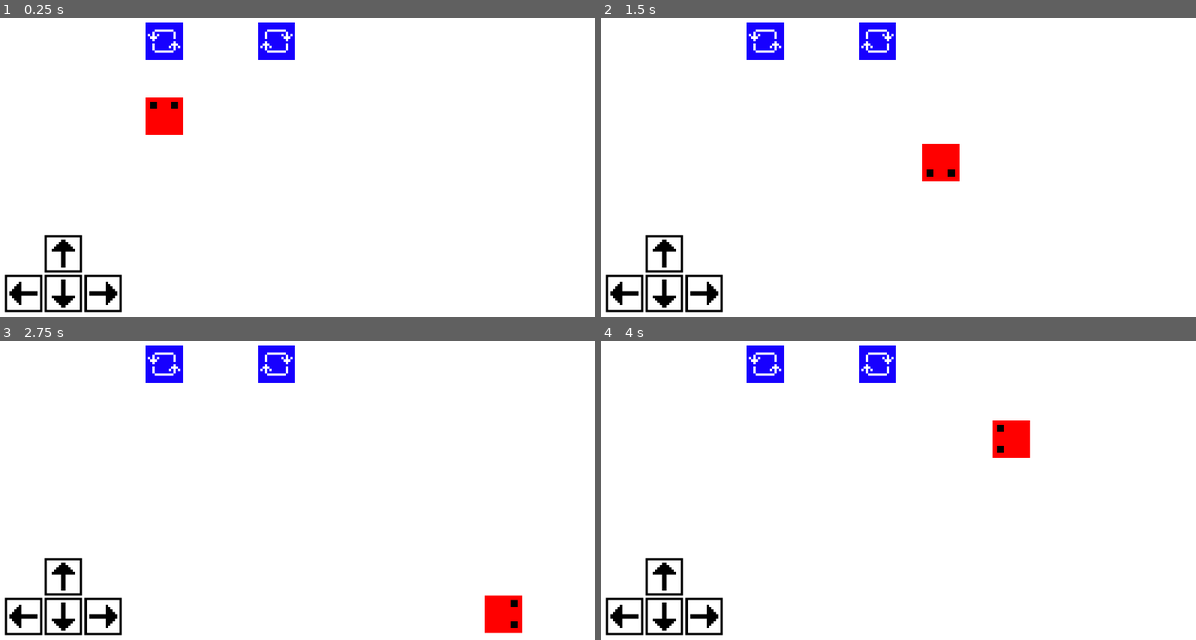
Above: before the commit, frames 1-4 (two rows, left to right).
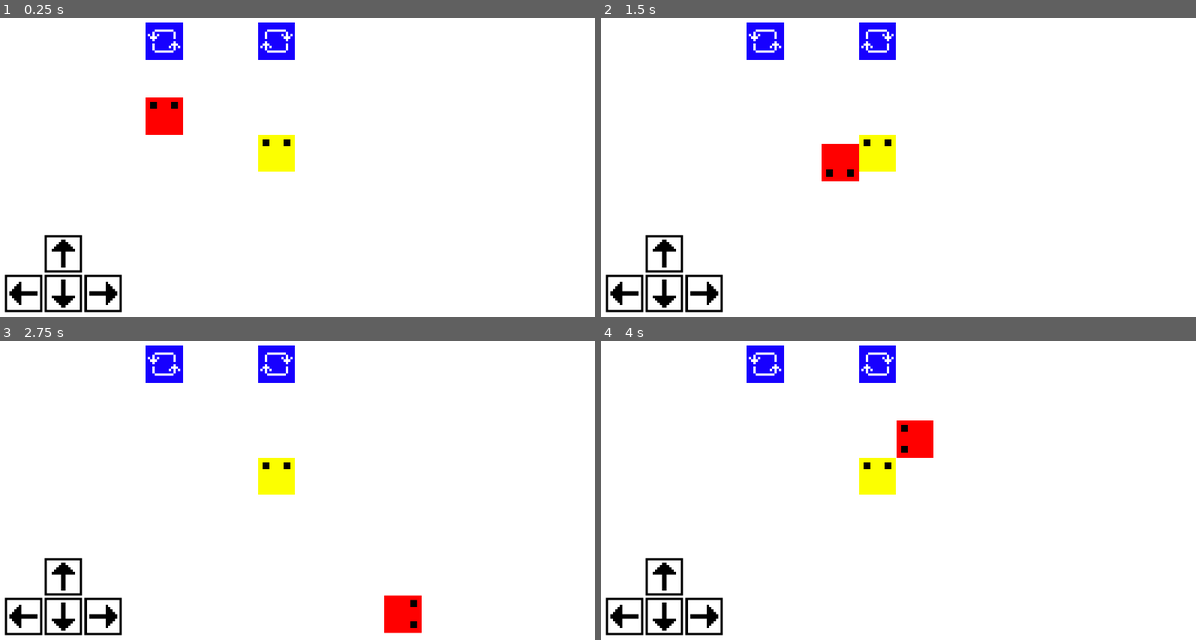
Above: after the commit, the same moments.

Repository: benwayland-cell/very-serious-game-module
Game: Godot game, scene res://test_area.tscn
The game is run twice, just before and just after one commit, with the same random seed, the same clock (stepped at 60 frames per second) and the same inputs.
Inputs:
- Up to frame 1 (0.25 s): no input
- Up to frame 2 (1.5 s): tap Enter at 0.5 s; hold D (right) 0.53-1.28 s; hold S (down) from 1.28 s (still down)
- Up to frame 3 (2.75 s): release S (down) at 2.03 s; hold D (right) from 2.03 s (still down)
- Up to frame 4 (4 s): release D (right) at 2.78 s; hold W (up) 2.78-3.53 s; hold A (left) from 3.53 s (still down)

The runs differ from the first frame. In frame 1, 0.8% of the frame differs, in the area x 43-50%, y 39-52%; in frame 2, 2.3%; in frame 3, 2.4%, in the area x 43-88%, y 39-98%; in frame 4, 2.3%.

Commit message:
Made facing tile

Diff:
--- a/player/player.tscn
+++ b/player/player.tscn
@@ -6,8 +6,9 @@
 [sub_resource type="RectangleShape2D" id="RectangleShape2D_ljn27"]
 size = Vector2(16, 16)
 
-[node name="Player" type="CharacterBody2D" unique_id=1769404413]
+[node name="Player" type="CharacterBody2D" unique_id=1769404413 groups=["player"]]
 z_index = 1
+collision_layer = 2
 script = ExtResource("1_rkbax")
 
 [node name="Sprite2D" type="Sprite2D" parent="." unique_id=375395728]
@@ -18,6 +19,7 @@
 vframes = 2
 
 [node name="CollisionShape2D" type="CollisionShape2D" parent="." unique_id=976533581]
+visible = false
 position = Vector2(8, 7.9999995)
 shape = SubResource("RectangleShape2D_ljn27")
 
--- a/project.godot
+++ b/project.godot
@@ -28,6 +28,10 @@
 window/size/window_height_override=720
 window/stretch/mode="canvas_items"
 window/stretch/aspect="expand"
+
+[global_group]
+
+player=""
 
 [input]
 
@@ -81,6 +85,11 @@
 ]
 }
 
+[layer_names]
+
+2d_physics/layer_1="Map"
+2d_physics/layer_2="Player"
+
 [physics]
 
 3d/physics_engine="Jolt Physics"
--- a/test_area.tscn
+++ b/test_area.tscn
@@ -4,6 +4,7 @@
 [ext_resource type="PackedScene" uid="uid://dmrkm8hf1oqtt" path="res://controls/control_ui.tscn" id="2_rfpkf"]
 [ext_resource type="PackedScene" uid="uid://c14hx8cevuhx" path="res://tiles/spin_tiles/counter_clockwise_tile.tscn" id="3_6fnve"]
 [ext_resource type="PackedScene" uid="uid://dtjxav8p2dpbb" path="res://tiles/spin_tiles/clockwise_tile.tscn" id="4_od0h0"]
+[ext_resource type="PackedScene" uid="uid://cl2ng2mkdjnsw" path="res://tiles/facing_tile/facing_tile.tscn" id="5_vt2yd"]
 
 [node name="TestArea" type="Node2D" unique_id=1459302497]
 
@@ -36,3 +37,6 @@
 
 [node name="CounterClockwiseTile2" parent="." unique_id=390887035 instance=ExtResource("4_od0h0")]
 position = Vector2(112, 16)
+
+[node name="FacingTile" parent="." unique_id=1854367602 instance=ExtResource("5_vt2yd")]
+position = Vector2(112, 64)
--- /dev/null
+++ b/tiles/facing_tile/facing_tile.gd
@@ -0,0 +1,47 @@
+@tool
+extends StaticBody2D
+
+@export var direction: Player.FacingDirections = Player.FacingDirections.UP
+
+@onready var sprite: Sprite2D = %Sprite2D
+@onready var area: Area2D = %Area2D
+
+var old_direction: Player.FacingDirections
+var player: Player
+
+
+func _ready() -> void:
+	if Engine.is_editor_hint():
+		old_direction = direction
+
+	player = get_tree().get_nodes_in_group("player")[0]
+
+	_set_direction()
+
+
+func _process(_delta: float) -> void:
+	if Engine.is_editor_hint():
+		if direction != old_direction:
+			_set_direction()
+		old_direction = direction
+		return
+
+	var colliding := player.facing_direction != direction
+	if colliding:
+		for body in area.get_overlapping_bodies():
+			if body is Player:
+				colliding = false
+
+	set_collision_layer_value(1, colliding)
+
+
+func _set_direction() -> void:
+	match direction:
+		Player.FacingDirections.UP:
+			sprite.rotation_degrees = 0
+		Player.FacingDirections.RIGHT:
+			sprite.rotation_degrees = 90
+		Player.FacingDirections.DOWN:
+			sprite.rotation_degrees = 180
+		Player.FacingDirections.LEFT:
+			sprite.rotation_degrees = 270
--- /dev/null
+++ b/tiles/facing_tile/facing_tile.tscn
@@ -0,0 +1,33 @@
+[gd_scene format=3 uid="uid://cl2ng2mkdjnsw"]
+
+[ext_resource type="Texture2D" uid="uid://mucl2nhdwyiq" path="res://tiles/facing_tile/Blocking Tile.png" id="1_10fra"]
+[ext_resource type="Script" uid="uid://c4p6cex2v6ucp" path="res://tiles/facing_tile/facing_tile.gd" id="1_icggo"]
+
+[sub_resource type="RectangleShape2D" id="RectangleShape2D_ljn27"]
+size = Vector2(16, 16)
+
+[sub_resource type="RectangleShape2D" id="RectangleShape2D_eplo1"]
+size = Vector2(16, 16)
+
+[node name="FacingTile" type="StaticBody2D" unique_id=1854367602]
+collision_mask = 3
+script = ExtResource("1_icggo")
+
+[node name="Sprite2D" type="Sprite2D" parent="." unique_id=766255143]
+unique_name_in_owner = true
+position = Vector2(8, 8)
+texture = ExtResource("1_10fra")
+
+[node name="CollisionShape2D" type="CollisionShape2D" parent="." unique_id=1054169056]
+visible = false
+position = Vector2(8, 8)
+shape = SubResource("RectangleShape2D_ljn27")
+
+[node name="Area2D" type="Area2D" parent="." unique_id=834033690]
+unique_name_in_owner = true
+collision_layer = 0
+collision_mask = 2
+
+[node name="CollisionShape2D" type="CollisionShape2D" parent="Area2D" unique_id=595450641]
+position = Vector2(8, 8)
+shape = SubResource("RectangleShape2D_eplo1")
--- a/tiles/spin_tiles/clockwise_tile.tscn
+++ b/tiles/spin_tiles/clockwise_tile.tscn
@@ -7,6 +7,8 @@
 size = Vector2(12, 12)
 
 [node name="CounterClockwiseTile" type="Area2D" unique_id=210857048]
+collision_layer = 0
+collision_mask = 2
 script = ExtResource("1_lqdmf")
 
 [node name="Sprite2D" type="Sprite2D" parent="." unique_id=1080925969]
--- a/tiles/spin_tiles/counter_clockwise_tile.tscn
+++ b/tiles/spin_tiles/counter_clockwise_tile.tscn
@@ -7,6 +7,8 @@
 size = Vector2(12, 12)
 
 [node name="CounterClockwiseTile" type="Area2D" unique_id=210857048]
+collision_layer = 0
+collision_mask = 2
 script = ExtResource("1_a4pc0")
 
 [node name="Sprite2D" type="Sprite2D" parent="." unique_id=1080925969]
Binary file added: tiles/facing_tile/Blocking Tile.png
Not shown, added: tiles/facing_tile/Blocking Tile.png.import
Not shown, added: tiles/facing_tile/facing_tile.gd.uid
Not shown, added: tiles/facing_tile/facing_tile.tscn62533346619.tmp
